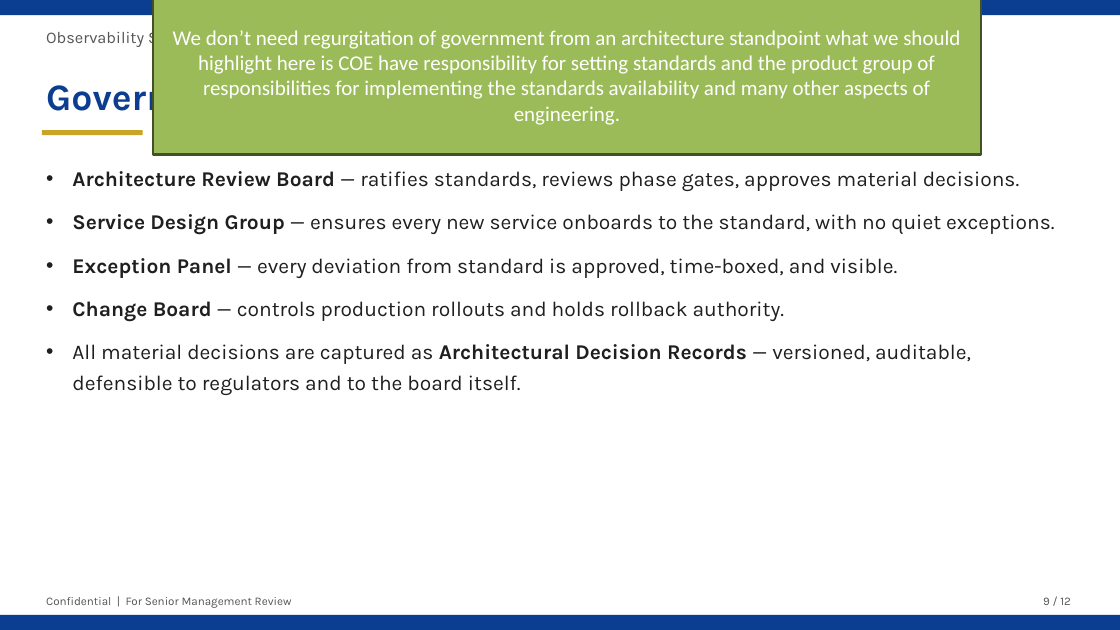
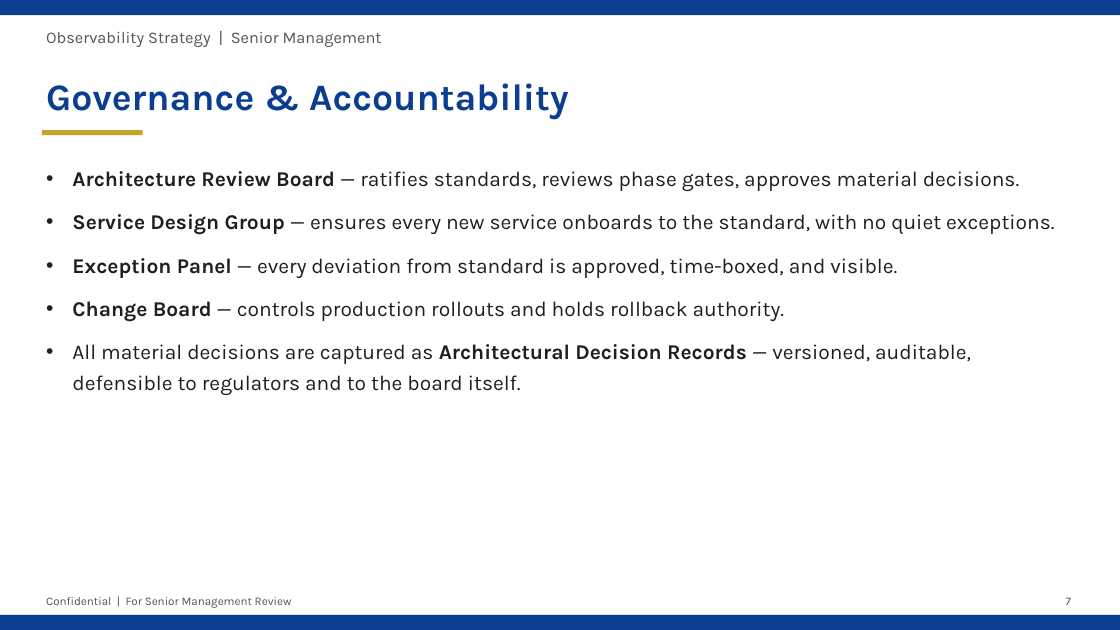
Before and after one commit to anurag-thakur-xceedance/Observability, a slide deck: slide 7 of Presentation/Observability_Strategy_Presentation-v0.2.pptx. Drawn at 1120x630 pixels with LibreOffice and Linux fonts; fonts in the diff are those of the drawing. Boxes give left, top, right and bottom in pixels: in the first picture for what was removed or moved away, otherwise in the second. Text is boxed around its words. In the diff, an @@ line names an element or a change of style, - is before the commit and + after.

```diff
--- a/Presentation/Observability_Strategy_Presentation-v0.2.pptx
+++ b/Presentation/Observability_Strategy_Presentation-v0.2.pptx
@@ rectangle removed at [153,0,981,155] @@
-Keep But change/ add.
-We don’t need regurgitation of government from an architecture standpoint what we should highlight here is COE have responsibility for setting standards and the product group of responsibilities for implementing the standards availability and many other aspects of engineering.
@@ page number at [1066,597,1071,605]: text changed @@
-9 / 12
+7
```
Also in this commit, not shown: 2 other slides changed, 1 other file.
